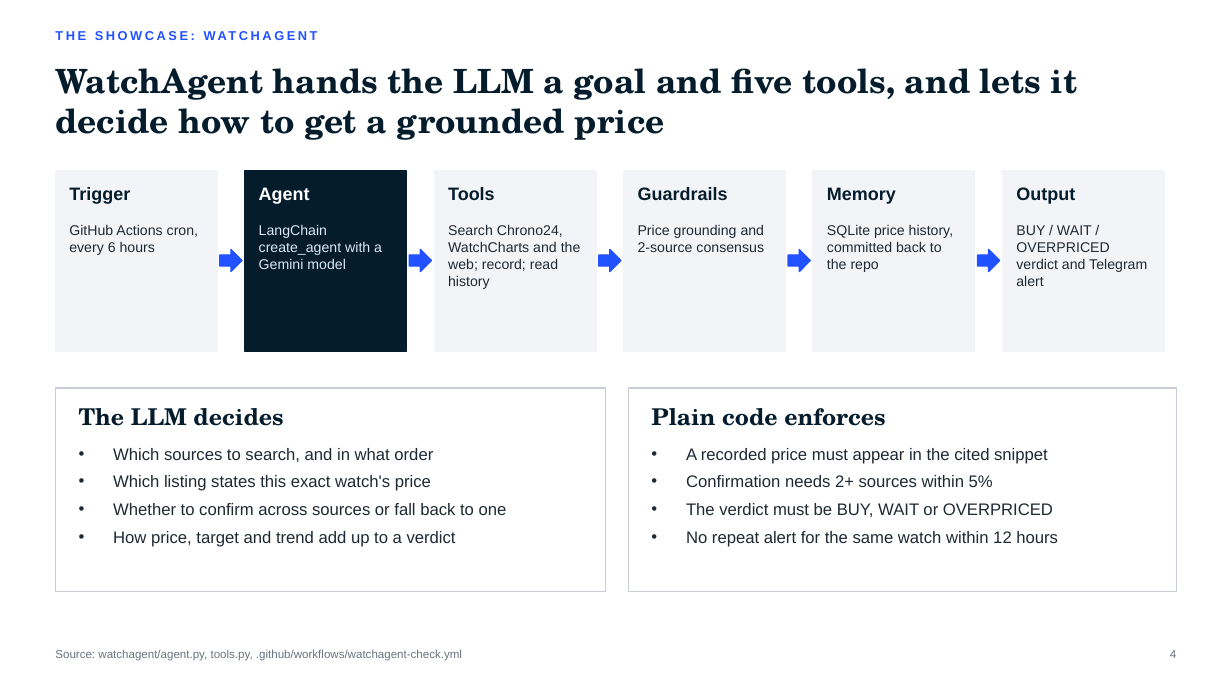
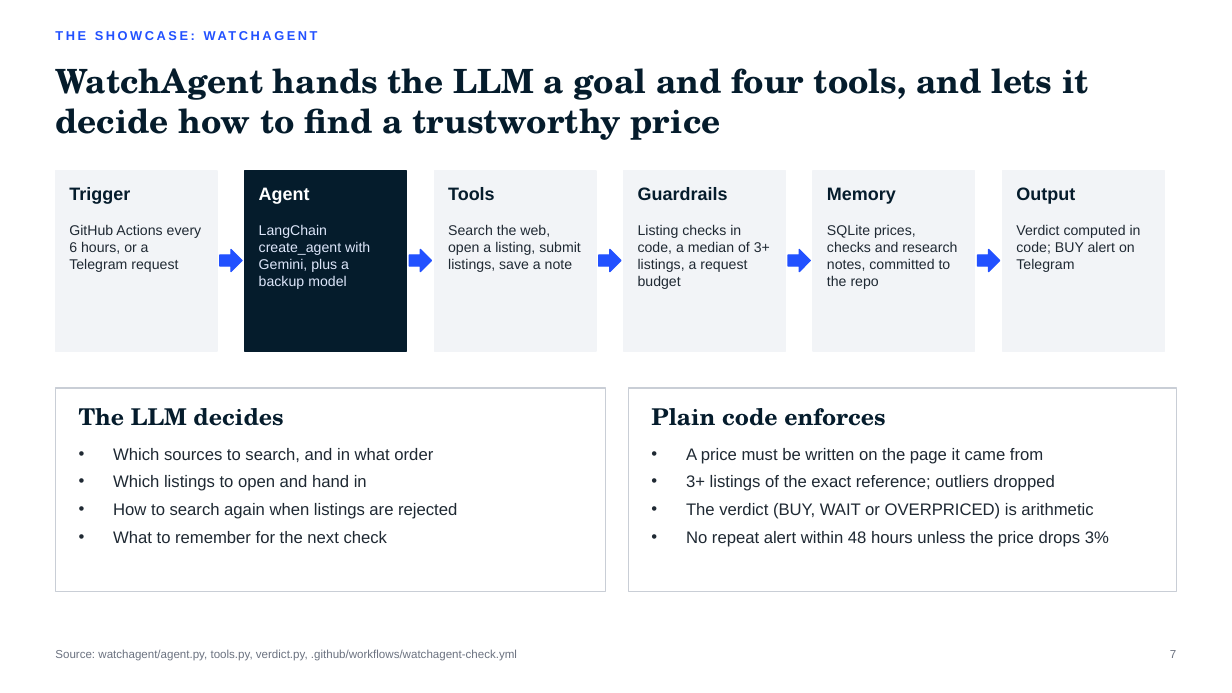
Before and after one commit to snakeblud/WatchAgent-Langchain, a slide deck: slide 7 of docs/WatchAgent_Agentic_AI_Brownbag.pptx (slide 4 before the commit). Drawn at 1232x693 pixels with LibreOffice and Linux fonts; fonts in the diff are those of the drawing. Boxes give left, top, right and bottom in pixels: in the first picture for what was removed or moved away, otherwise in the second. Text is boxed around its words. In the diff, an @@ line names an element or a change of style, - is before the commit and + after.

Commit message:
Update brown-bag deck for the agentic redesign and add architecture diagram
Deck (now 15 slides)
- New slides 4-6: what an agent is (LangChain's definition), generative
  vs agentic AI, and chain-of-thought reasoning, each tied to WatchAgent
  and sourced (LangChain docs, Anthropic, Wei et al. 2022, Yao et al. 2022)
- New slide 8: architecture diagram of the redesigned agent
- New slide 9: what each part does (watchagent check, research agent,
  Telegram assistant, listing checks, model middleware)
- Slides 2, 7 and 10 updated to the new design (listing checks, median of
  3+ listings, code-computed verdict, 48h alert rule); page numbers redone

Diagram (docs/diagrams)
- Archify source spec, interactive HTML and PNG export

```diff
--- a/docs/WatchAgent_Agentic_AI_Brownbag.pptx
+++ b/docs/WatchAgent_Agentic_AI_Brownbag.pptx
@@ text at (55, 68, 1089, 140): text changed @@
-WatchAgent hands the LLM a goal and five tools, and lets it decide how to get a grounded price
+WatchAgent hands the LLM a goal and four tools, and lets it decide how to find a trustworthy price
@@ text at (69, 224, 202, 272): text changed @@
-GitHub Actions cron, every 6 hours
+GitHub Actions every 6 hours, or a Telegram request
@@ text at (259, 224, 370, 289): text changed @@
-LangChain create_agent with a Gemini model
+LangChain create_agent with Gemini, plus a backup model
@@ text at (448, 224, 581, 272): text changed @@
-Search Chrono24, WatchCharts and the web; record; read history
+Search the web, open a listing, submit listings, save a note
@@ text at (638, 224, 770, 289): text changed @@
-Price grounding and 2-source consensus
+Listing checks in code, a median of 3+ listings, a request budget
@@ text at (827, 225, 957, 289): text changed @@
-SQLite price history, committed back to the repo
+SQLite prices, checks and research notes, committed to the repo
@@ text at (1016, 225, 1141, 272): text changed @@
-BUY / WAIT / OVERPRICED verdict and Telegram alert
+Verdict computed in code; BUY alert on Telegram
@@ text at (686, 448, 1109, 547): text changed @@
-• A recorded price must appear in the cited snippet
-• Confirmation needs 2+ sources within 5%
-• The verdict must be BUY, WAIT or OVERPRICED
-• No repeat alert for the same watch within 12 hours
+• A price must be written on the page it came from
+• 3+ listings of the exact reference; outliers dropped
+• The verdict (BUY, WAIT or OVERPRICED) is arithmetic
+• No repeat alert within 48 hours unless the price drops 3%
@@ text at (113, 475, 457, 543): text changed @@
-• Which listing states this exact watch's price
-• Whether to confirm across sources or fall back to one
-• How price, target and trend add up to a verdict
+• Which listings to open and hand in
+• How to search again when listings are rejected
+• What to remember for the next check
@@ text at (55, 649, 517, 661): text changed @@
-Source: watchagent/agent.py, tools.py, .github/workflows/watchagent-check.yml
+Source: watchagent/agent.py, tools.py, verdict.py, .github/workflows/watchagent-check.yml
@@ text at (1170, 650, 1176, 658): text changed @@
-4
+7
```
Also in this commit, not shown: 7 other slides changed, 5 slides added, 3 other files.
